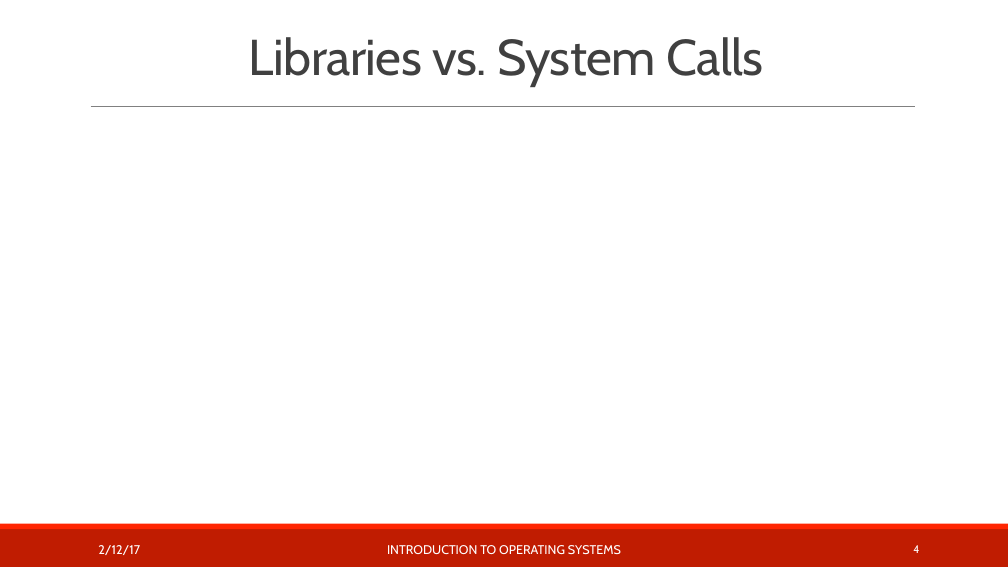
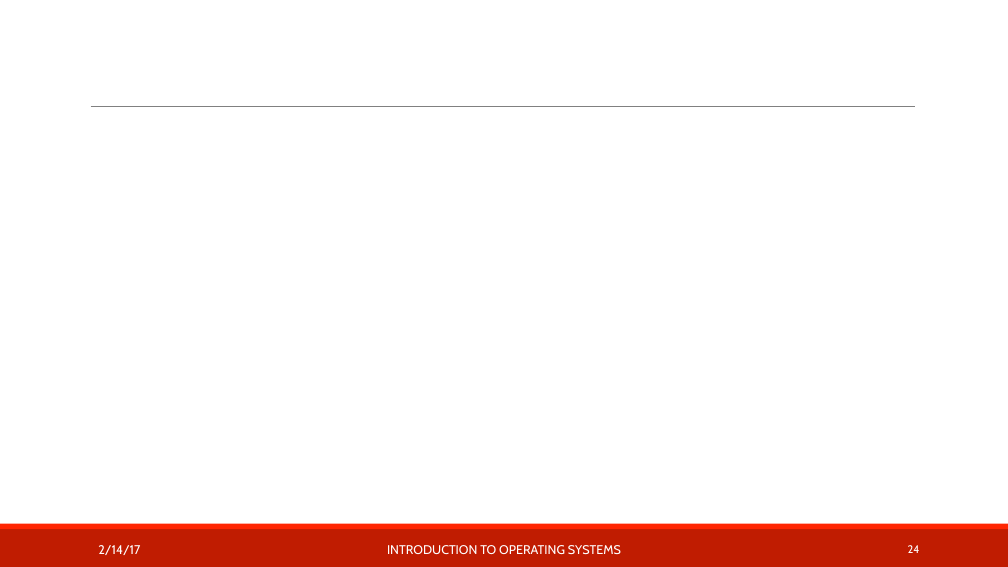
Before and after one commit to teachbsd/course, a slide deck: slide 24 of undergraduate/lectures/kernel-services.pptx (slide 4 before the commit). Drawn at 1008x567 pixels with LibreOffice and Linux fonts; fonts in the diff are those of the drawing; background and template pictures are left out. Boxes give left, top, right and bottom in pixels: in the first picture for what was removed or moved away, otherwise in the second. Text is boxed around its words. In the diff, an @@ line names an element or a change of style, - is before the commit and + after.

Commit message:
Flesh out with discussions of:
Timekeeping and clocks
Resource tracking and limiting
System processes

```diff
--- a/undergraduate/lectures/kernel-services.pptx
+++ b/undergraduate/lectures/kernel-services.pptx
@@ title removed at <box>249,37,764,86</box> @@
-Libraries vs. System Calls
@@ text at <box>98,545,140,555</box>: text changed @@
-2/12/17
+2/14/17
@@ page number at <box>908,545,920,553</box>: text changed @@
-4
+24
```
Also in this commit, not shown: 11 other slides changed, 11 slides added.
